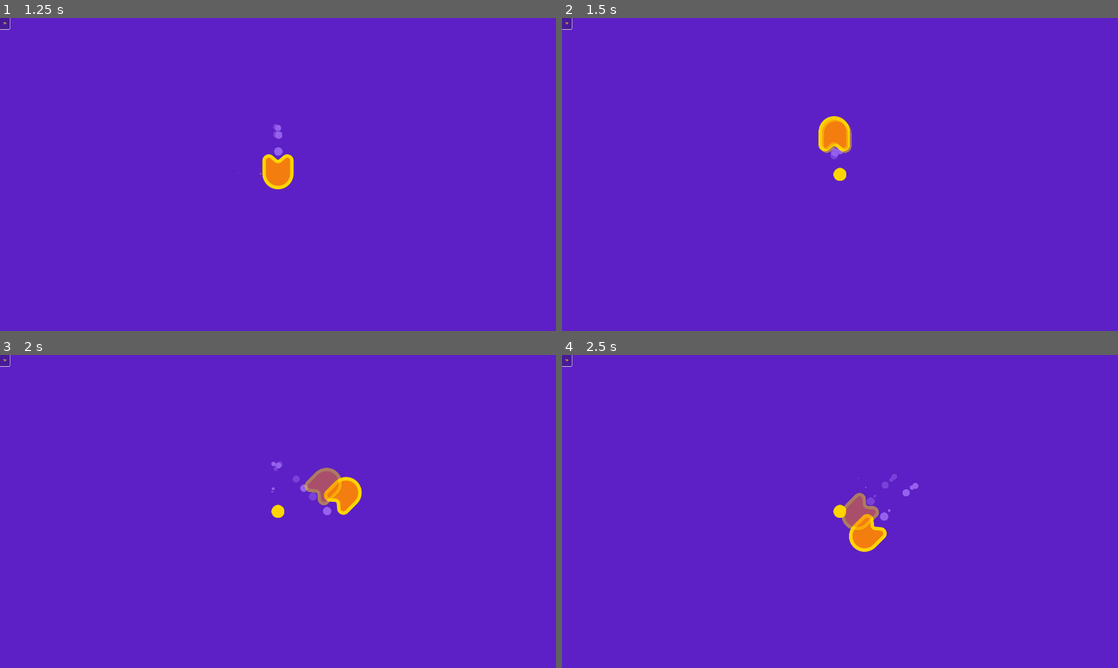
Above: before the commit, frames 1-4 (two rows, left to right).
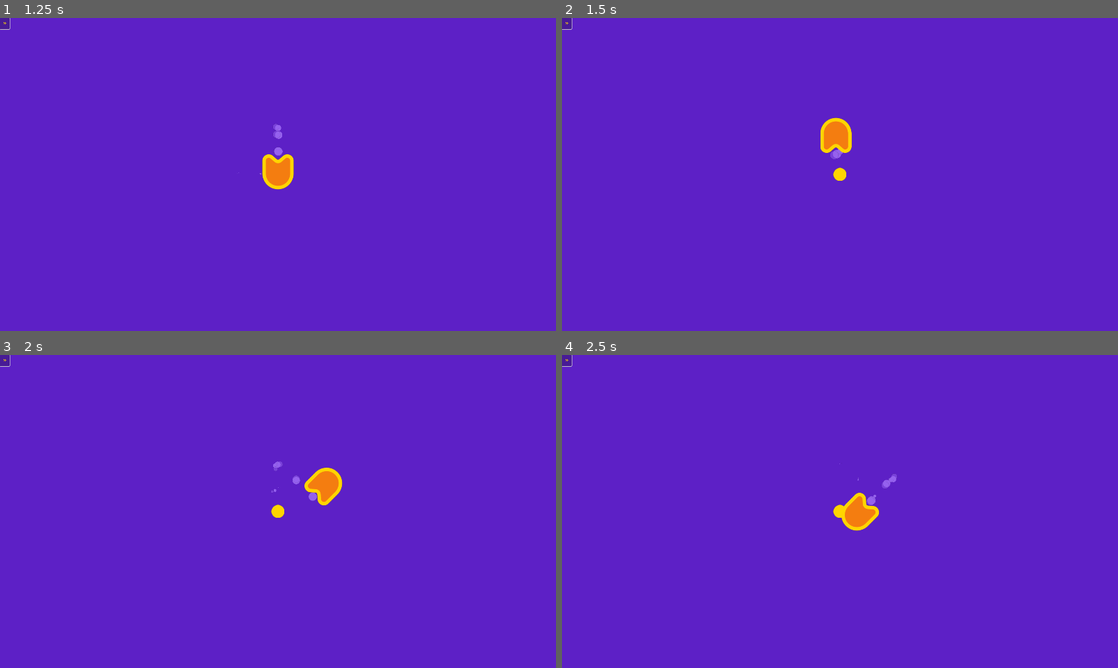
Above: after the commit, the same moments.

Repository: CWong1111/2d-GameDev-Course
Game: Godot game, scene res://practices/L3.P2.character_diagonals/character_diagonals.tscn
Two runs of this game, one before a commit and one after it. Both use one fixed random seed, a clock stepped at 60 frames per second and the inputs below. This scene is started directly instead of the project's main scene.
Inputs (mouse positions are in pixels of both pictures, inside the frame that each line leads up to):
- Up to frame 1 (1.25 s): click (127, 24) at 0.5 s
- Up to frame 2 (1.5 s): hold D (move_right) from 1.28 s (still down)
- Up to frame 3 (2 s): keep holding D (move_right)
- Up to frame 4 (2.5 s): release D (move_right) at 2.03 s; hold S (move_down) from 2.03 s (still down)

Frame 1 is identical in both runs. In frame 2, 0.2% of the frame differs, in the area x 46-53%, y 31-45%; in frame 3, 1.0%; in frame 4, 1.1%, in the area x 49-65%, y 34-63%.

Commit message:
L3 Practice 2

Diff:
--- a/04.to_space_and_beyond_workbook/practices/L2.P1.bullet/bullet.gd
+++ b/04.to_space_and_beyond_workbook/practices/L2.P1.bullet/bullet.gd
@@ -1,7 +1,7 @@
 extends Sprite2D
 
 # Change the bullet's velocity to move towards the top right.
-var velocity := Vector2(500, 0)
+var velocity := Vector2(480, -480)
 
 # Complete the process function to make the bullet move based on the velocity
 # vector. Also, rotate the bullet to match the velocity vector's angle.
--- a/04.to_space_and_beyond_workbook/practices/L3.P2.character_diagonals/character_diagonals.gd
+++ b/04.to_space_and_beyond_workbook/practices/L3.P2.character_diagonals/character_diagonals.gd
@@ -6,15 +6,14 @@
 # practice testing code can read its value.
 var direction := Vector2(0, 0)
 
-
 func _process(delta: float) -> void:
 	direction.x = Input.get_axis("move_left", "move_right")
 	direction.y = Input.get_axis("move_up", "move_down")
 
-	# The character is way too fast, but only when moving diagonally!
-	# Add code to prevent that.
+	if direction.length() > 1.0:
+		direction = direction.normalized()
 
 	velocity = direction * max_speed
 	position += velocity * delta
-	if velocity.length() > 0.0:
+	if direction.length() > 0.0:
 		rotation = velocity.angle()
